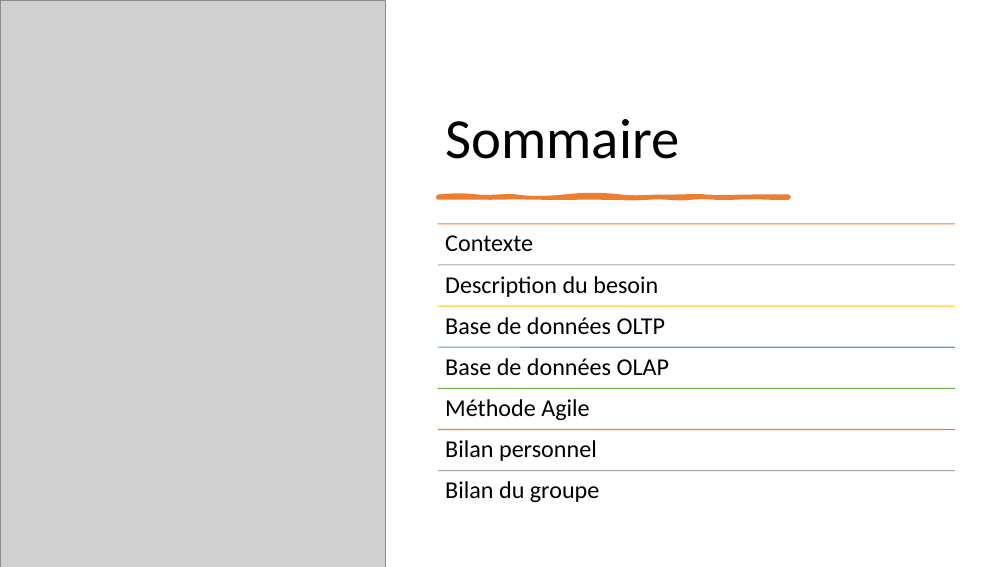
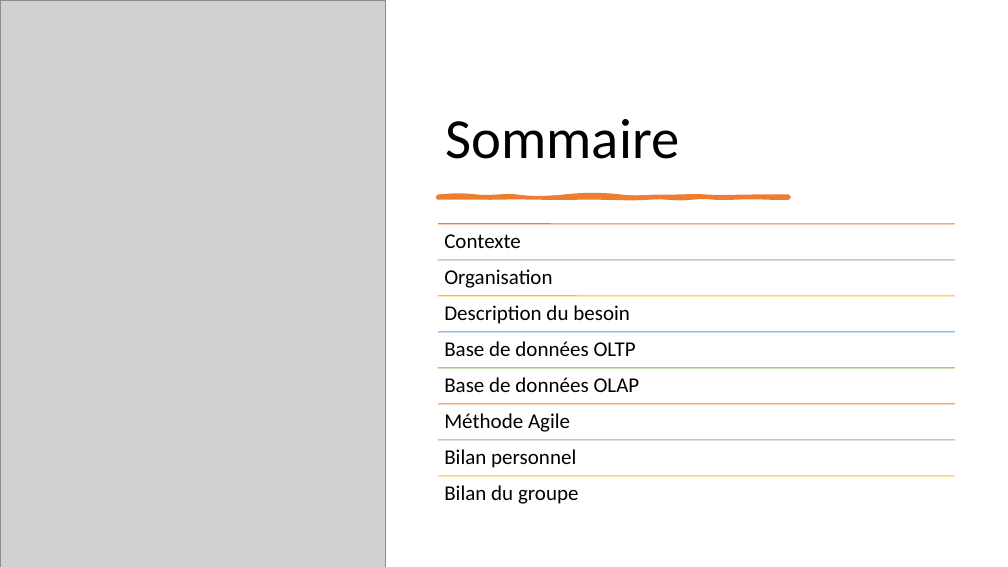
Before and after one commit to neopolitan2012/PT-LPBDD, a slide deck: slide 2 of Soutenance_PT.pptx. Drawn at 1008x567 pixels with LibreOffice and Linux fonts; fonts in the diff are those of the drawing; grey boxes stand for pictures. Boxes give left, top, right and bottom in pixels: in the first picture for what was removed or moved away, otherwise in the second. Text is boxed around its words. In the diff, an @@ line names an element or a change of style, - is before the commit and + after.

```diff
--- a/Soutenance_PT.pptx
+++ b/Soutenance_PT.pptx
@@ line moved from (438, 265) - (955, 265) to (438, 260) - (955, 260) @@
@@ text added at [444, 269, 552, 288], 20 pt, text #000000 @@
+Organisation
@@ size 23 to 20 pt; less space between paragraphs in 7 elements at [444, 234, 521, 248], [444, 485, 579, 504], [444, 449, 576, 468], [444, 413, 570, 432], [444, 377, 640, 392], [444, 341, 636, 356], [444, 305, 630, 324] @@
@@ text "Description du besoin": place and size @@
-text "Description du besoin" at [445, 276, 658, 297]
+text "Description du besoin" at [444, 305, 630, 324]
@@ line moved from (438, 306) - (955, 306) to (438, 296) - (955, 296) @@
@@ text "Base de données OLTP": place and size @@
-text "Base de données OLTP" at [445, 317, 666, 334]
+text "Base de données OLTP" at [444, 341, 636, 356]
@@ line moved from (438, 347) - (955, 347) to (438, 332) - (955, 332) @@
@@ text "Base de données OLAP": place and size @@
-text "Base de données OLAP" at [445, 358, 670, 375]
+text "Base de données OLAP" at [444, 377, 640, 392]
@@ line moved from (438, 389) - (955, 389) to (438, 368) - (955, 368) @@
@@ text "Méthode Agile": place and size @@
-text "Méthode Agile" at [445, 399, 589, 420]
+text "Méthode Agile" at [444, 413, 570, 432]
@@ line moved from (438, 430) - (955, 430) to (438, 404) - (955, 404) @@
@@ text "Bilan personnel": place and size @@
-text "Bilan personnel" at [445, 440, 597, 461]
+text "Bilan personnel" at [444, 449, 576, 468]
@@ line moved from (438, 471) - (955, 471) to (438, 440) - (955, 440) @@
@@ line added from (438, 476) to (955, 476), #FFC000 1 pt @@
```
Also in this commit, not shown: 3 other slides changed, 6 slides added, 2 slides removed.
